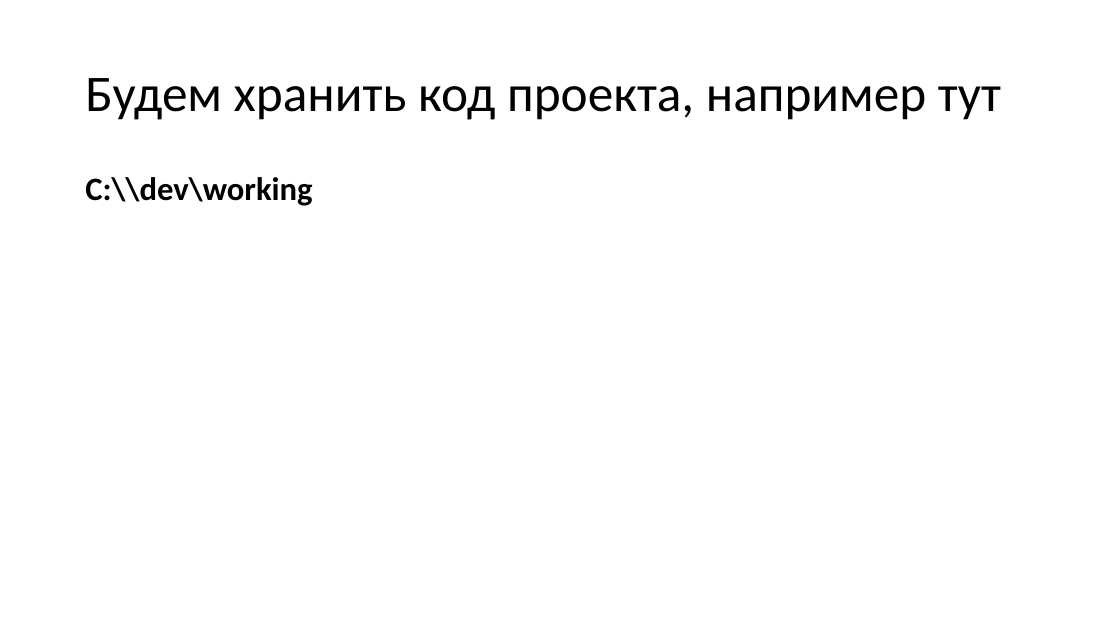
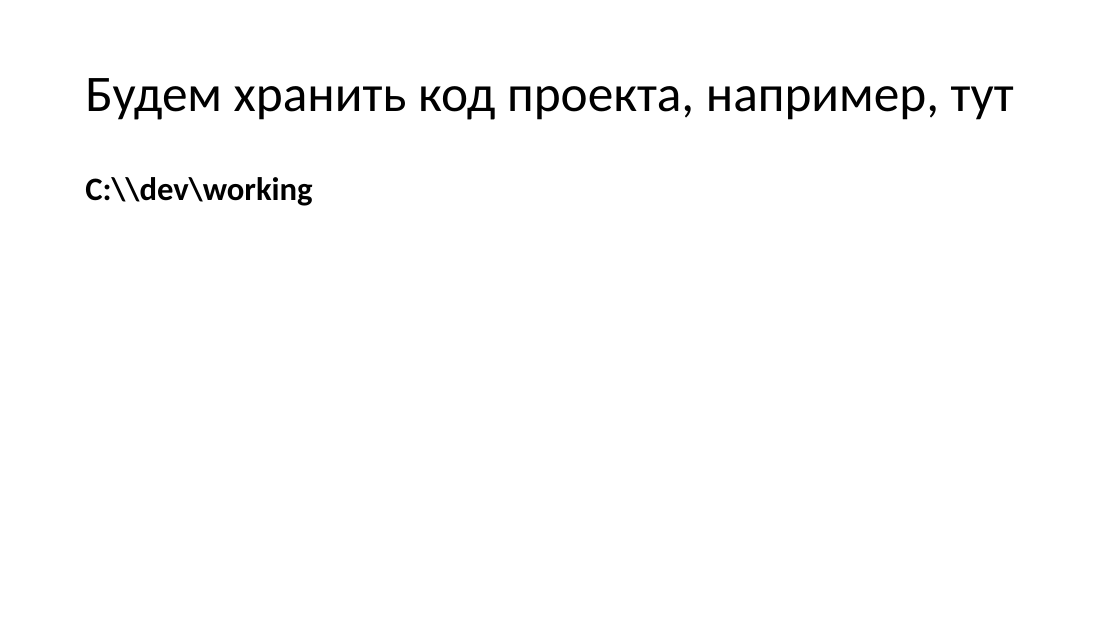
Before and after one commit to dzmitry-varabei/front-end-course, a slide deck: slide 10 of git-commit-code-review/Presentation1.pptx. Drawn at 1120x630 pixels with LibreOffice and Linux fonts; fonts in the diff are those of the drawing. Boxes give left, top, right and bottom in pixels: in the first picture for what was removed or moved away, otherwise in the second. Text is boxed around its words. In the diff, an @@ line names an element or a change of style, - is before the commit and + after.

```diff
--- a/git-commit-code-review/Presentation1.pptx
+++ b/git-commit-code-review/Presentation1.pptx
@@ title at (85,78,1014,120): text changed @@
-Будем хранить код проекта, например тут
+Будем хранить код проекта, например, тут
```
Also in this commit, not shown: 9 other slides changed, 6 slides added, 1 slide removed.
